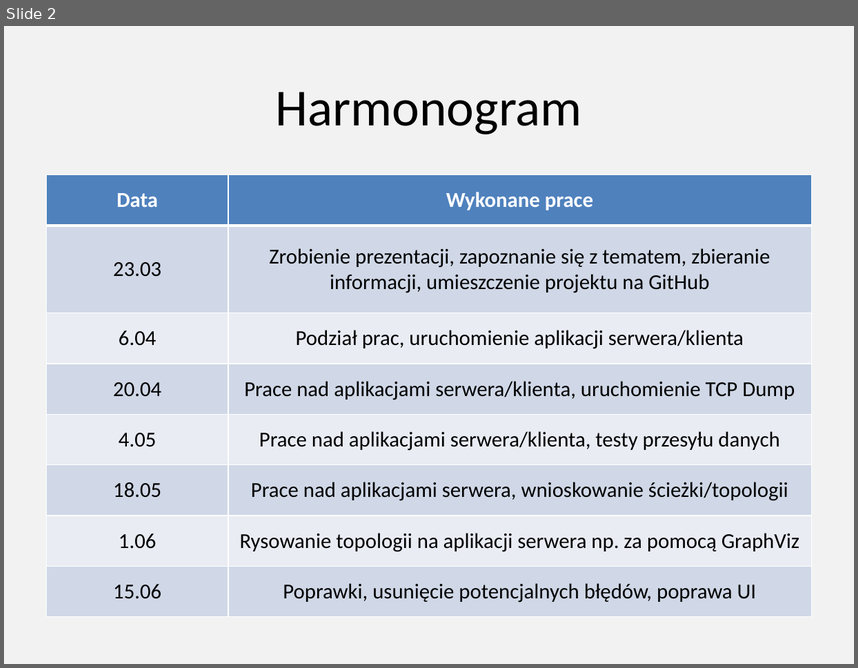
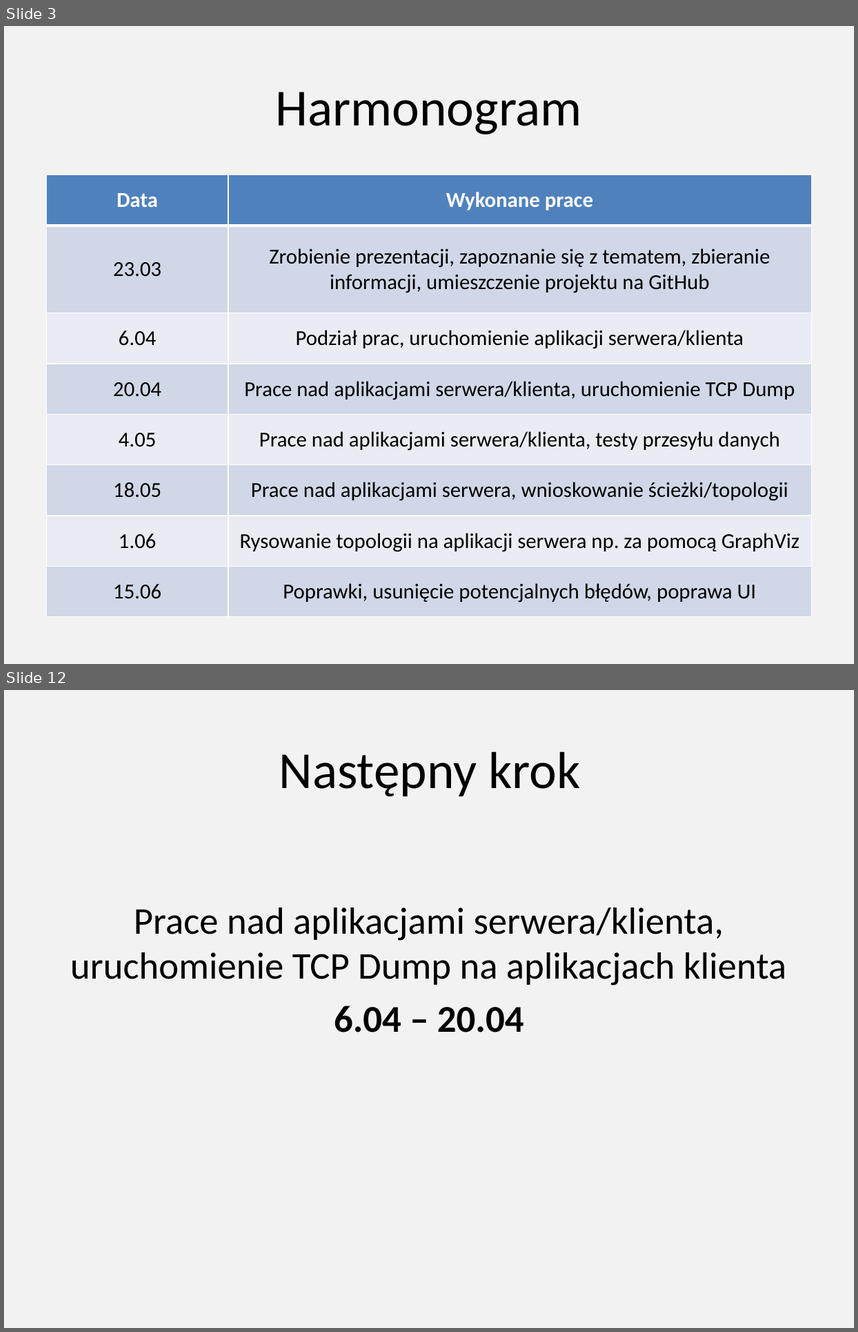
Before and after one commit to mateuszbyczkowski/Byczkowski_Dominiak_MonitorRuchuSieci, a slide deck: Byczkowski_Dominiak_Projekt_Podstawy_Teleinformatyki.pptx. Shown one above the other, each under a label of ours: slide 2 before the commit, slides 3 and 12 after it; the slides between them are not shown. The pictures are 858x668 and 858x1332 pixels, drawn with LibreOffice and Linux fonts; fonts in the diff are those of the drawing. Boxes give left, top, right and bottom in pixels: in the first picture for what was removed or moved away, otherwise in the second. Text is boxed around its words. In the diff, an @@ line names an element or a change of style, - is before the commit and + after.

```diff
--- a/Byczkowski_Dominiak_Projekt_Podstawy_Teleinformatyki.pptx
+++ b/Byczkowski_Dominiak_Projekt_Podstawy_Teleinformatyki.pptx
@@ slide 12 added at [4,690,854,1328], background #F2F2F2 @@
@@ title added at [279,751,580,796], 44 pt, text #000000 @@
+Następny krok
@@ text added at [70,907,786,1032], 32 pt, text #000000 @@
+Prace nad aplikacjami serwera/klienta, uruchomienie TCP Dump na aplikacjach klienta
+6.04 – 20.04
@@ what was slide 2 is now slide 3 @@
```
Also in this commit, not shown: 2 slides changed, 7 other slides added.
